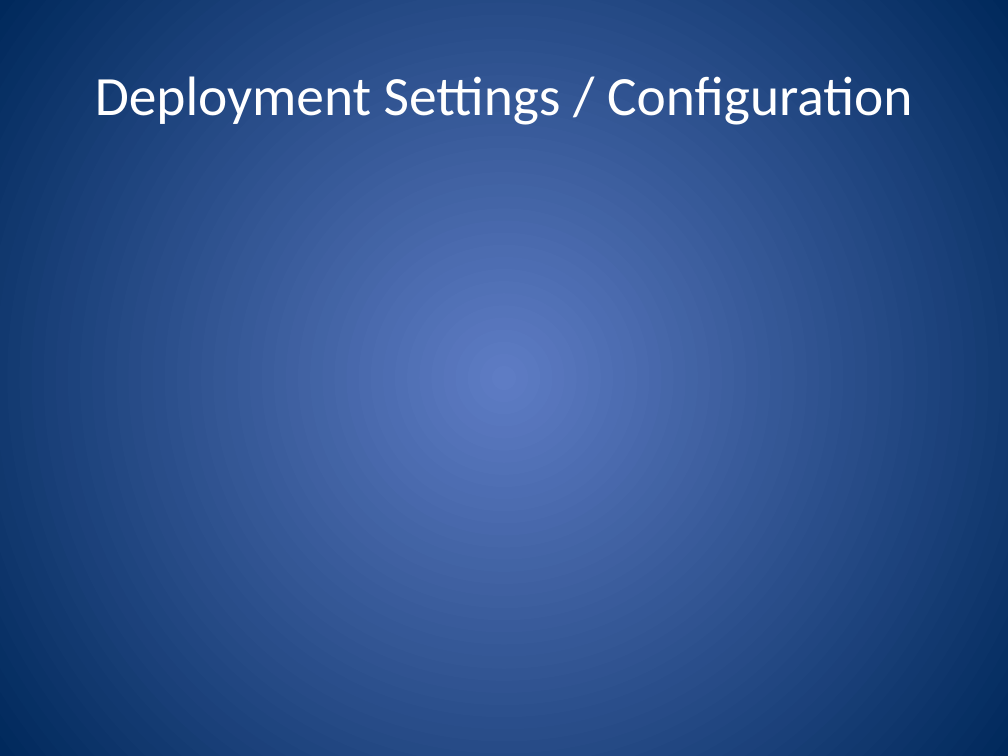
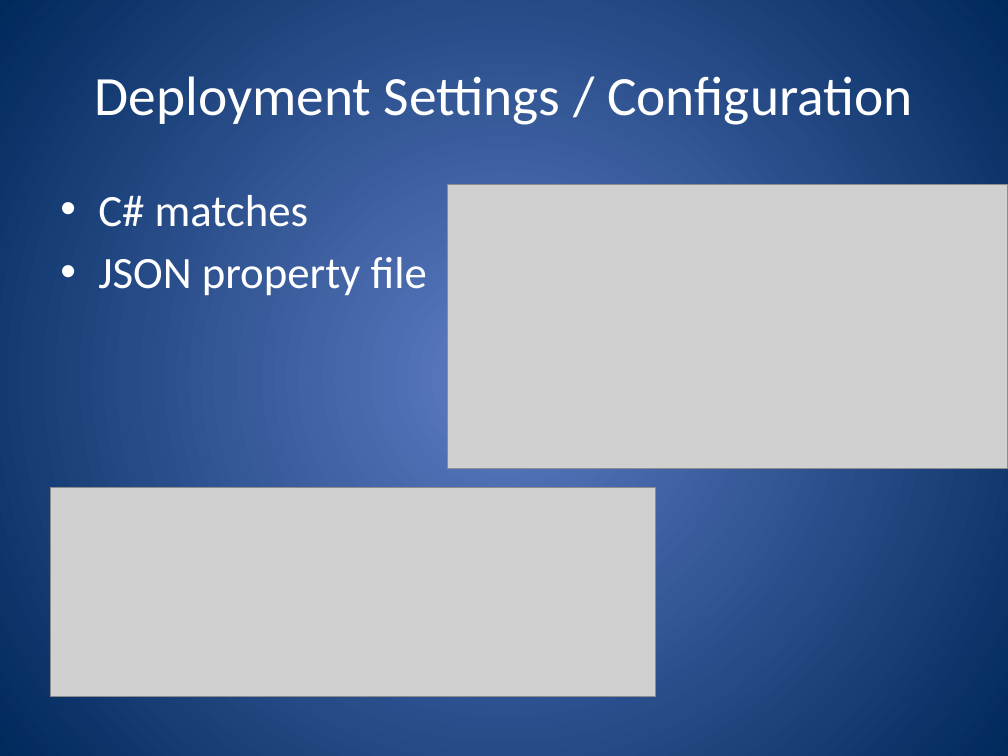
Before and after one commit to ferventcoder/presentations, a slide deck: slide 24 of dotNet/dropkick/DropkicK.pptx (slide 23 before the commit). Drawn at 1008x756 pixels with LibreOffice and Linux fonts; fonts in the diff are those of the drawing; grey boxes stand for pictures. Boxes give left, top, right and bottom in pixels: in the first picture for what was removed or moved away, otherwise in the second. Text is boxed around its words. In the diff, an @@ line names an element or a change of style, - is before the commit and + after.

Commit message:
prepping source for presentation - minus deployment

```diff
--- a/dotNet/dropkick/DropkicK.pptx
+++ b/dotNet/dropkick/DropkicK.pptx
@@ text added at (98,195,427,296), 32 pt, text #FFFFFF @@
+• C# matches
+• JSON property file
@@ picture added at (448,184,1008,468) @@
@@ picture added at (50,487,655,696) @@
```
Also in this commit, not shown: 4 other slides changed, 2 slides added, 1 slide removed, 12 other files.
